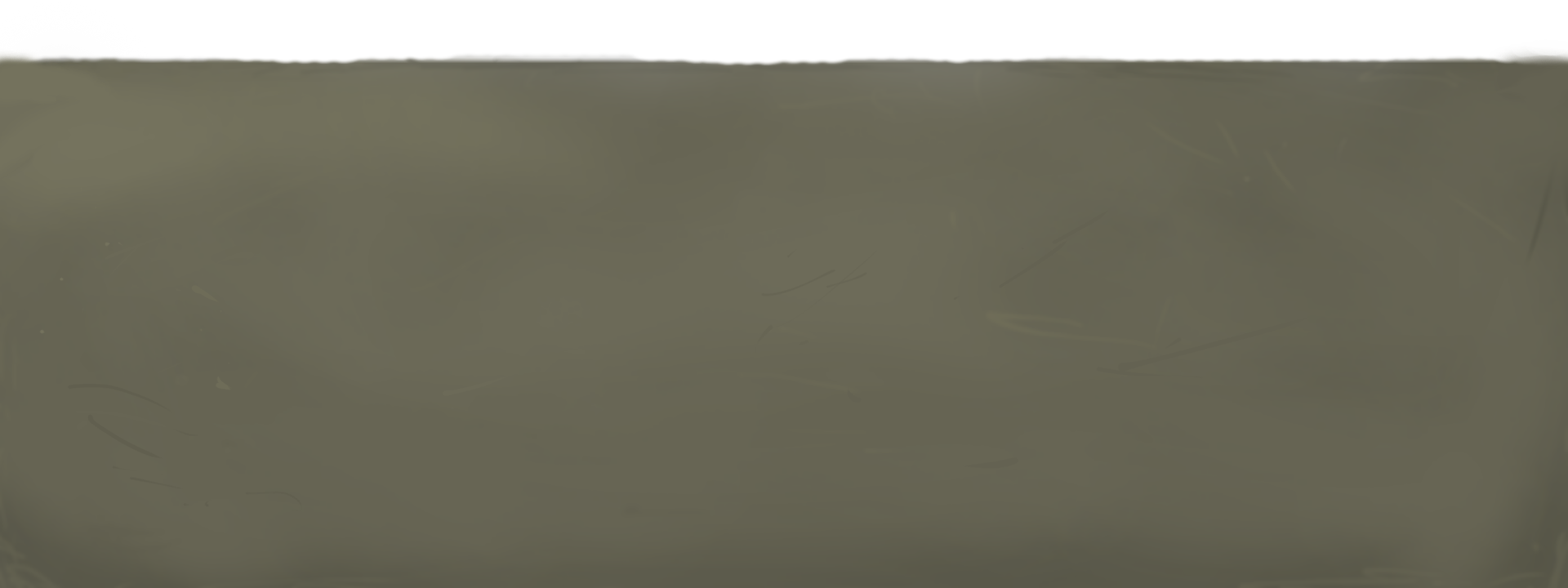
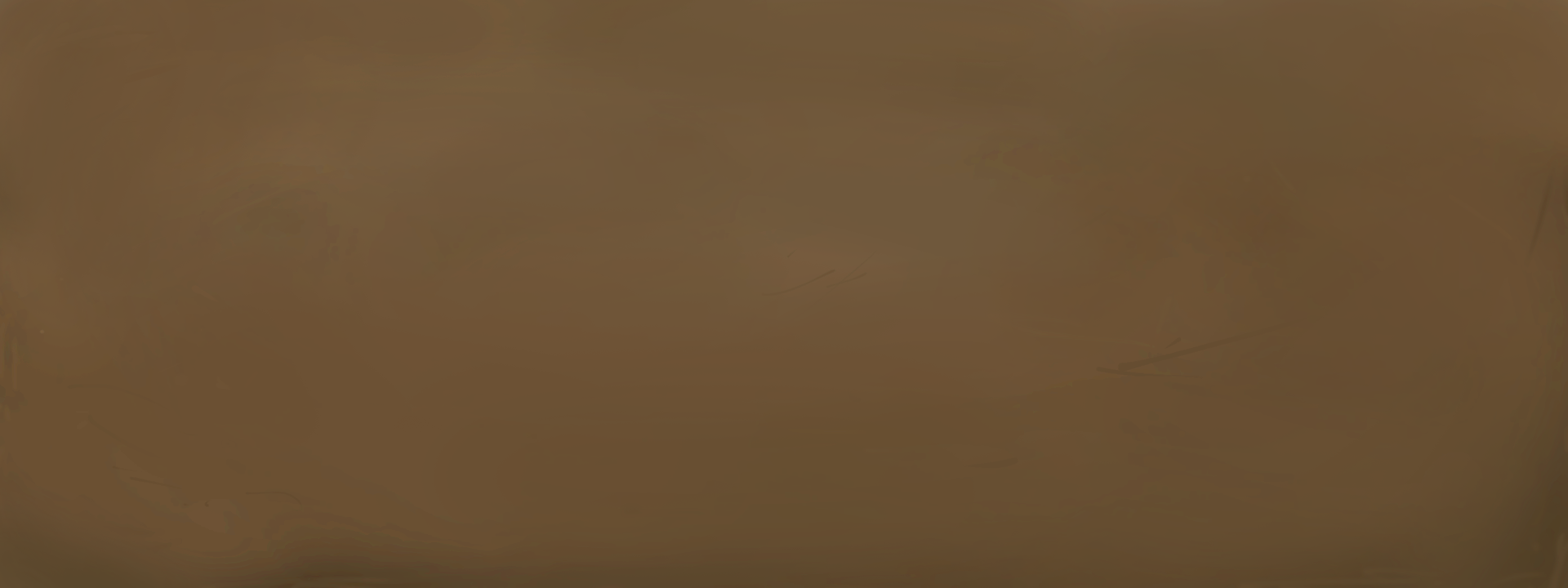
Layer changes from the first 1568 x 588 image to the second:
painted on "Background copy" over (0, 0, 1568, 588)
showed "Background" over (0, 0, 1568, 588)
